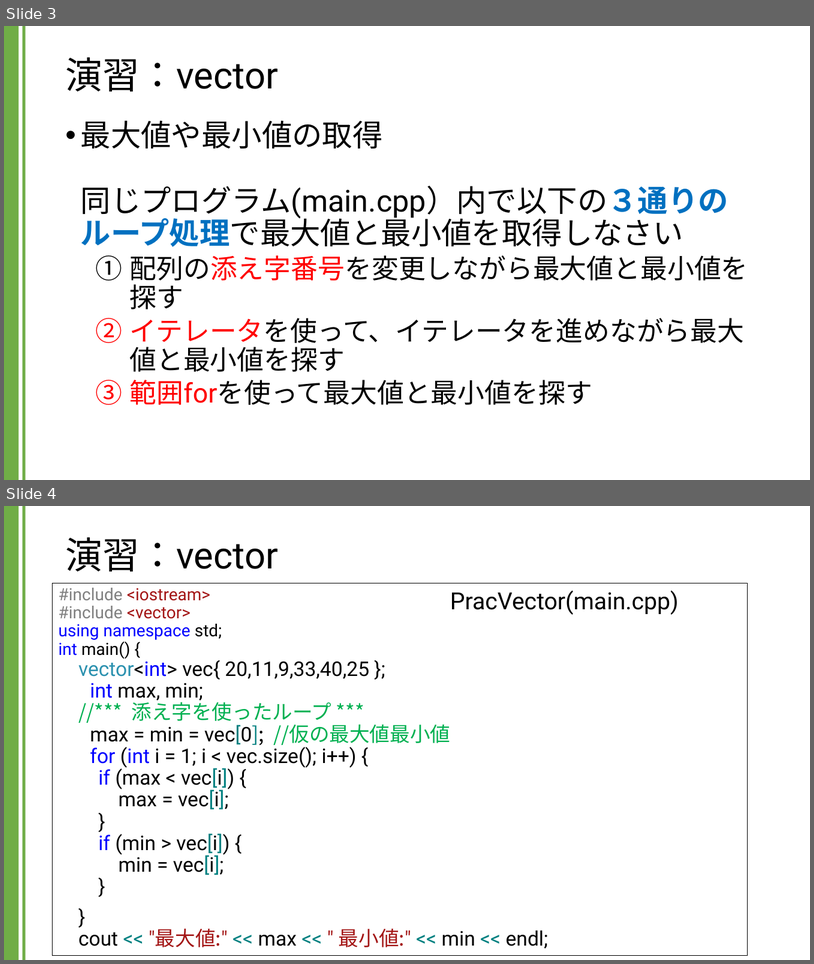
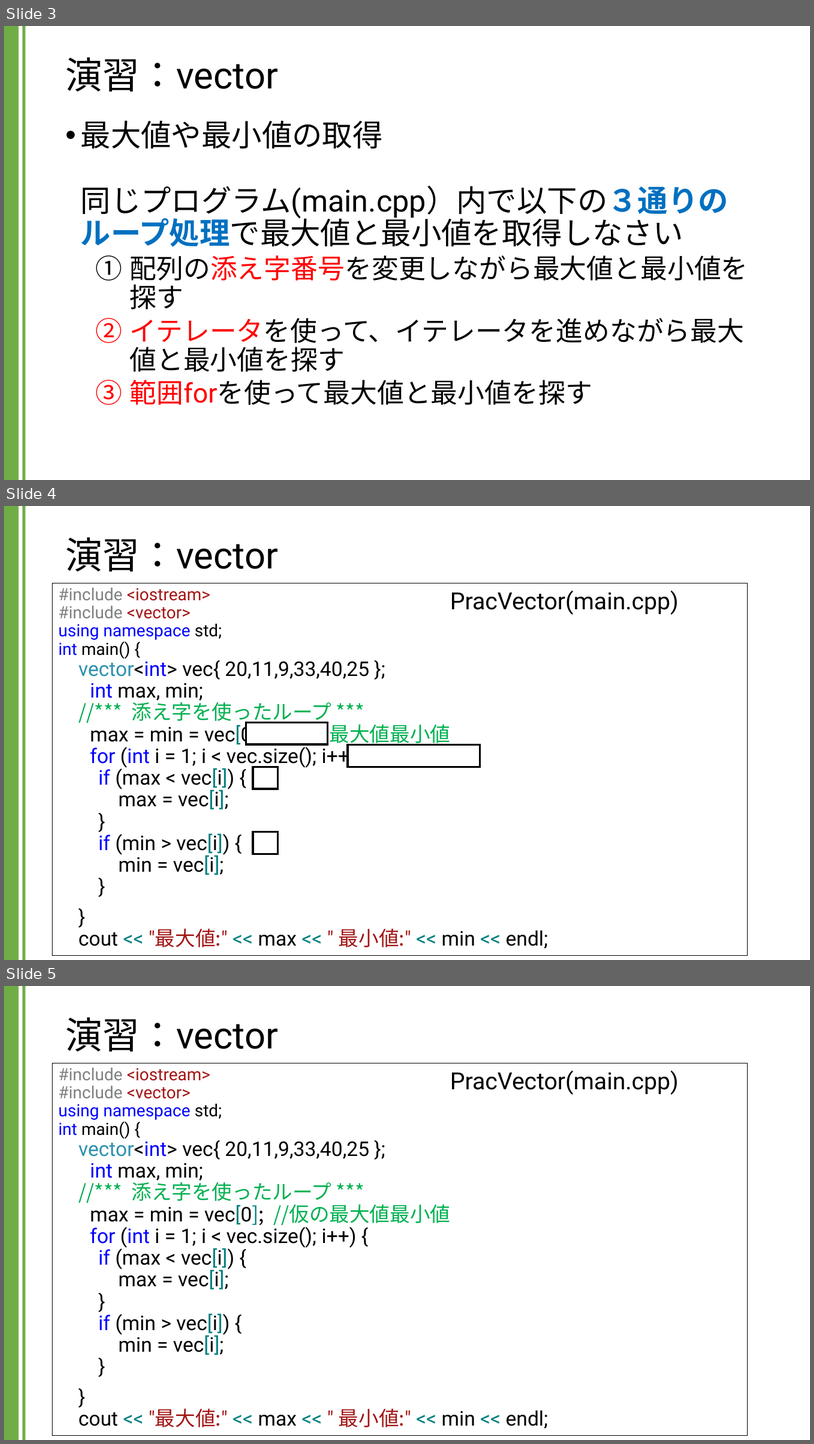
Before and after one commit to kic-murata/cpp2024, a slide deck: 授業資料/演習課題：vector.pptx. Shown one above the other, each under a label of ours: slides 3 and 4 before the commit, slides 3, 4 and 5 after it. The pictures are 814x964 and 814x1444 pixels, drawn with LibreOffice and Linux fonts; fonts in the diff are those of the drawing. Boxes give left, top, right and bottom in pixels: in the first picture for what was removed or moved away, otherwise in the second. Text is boxed around its words. In the diff, an @@ line names an element or a change of style, - is before the commit and + after.

```diff
--- a/授業資料/演習課題：vector.pptx
+++ b/授業資料/演習課題：vector.pptx
@@ slide 4 added at box(4, 506, 810, 960), background #FFFFFF; not listed: 2 template elements that a slide beside it also shows @@
@@ title added at box(65, 537, 278, 571), 44 pt, text #000000 @@
+演習：vector
@@ text added at box(53, 583, 748, 955), fill #FFFFFF, outline #000000 0.75 pt, 24 pt, text #000000 @@
+#include <iostream>
+#include <vector>
+using namespace std;
+int main() {
+vector<int> vec{ 20,11,9,33,40,25 };
+int max, min;
+//*** 添え字を使ったループ ***
+max = min = vec[0]; //仮の最大値最小値
+for (int i = 1; i < vec.size(); i++) {
+if (max < vec[i]) {
+max = vec[i];
+}
+if (min > vec[i]) {
+min = vec[i];
+}
+}
+cout << "最大値:" << max << " 最小値:" << min << endl;
@@ text added at box(450, 590, 679, 615), 28 pt, text #000000 @@
+PracVector(main.cpp)
@@ rectangle added at box(246, 722, 327, 744), fill #FFFFFF, outline #000000 2.25 pt @@
@@ rectangle added at box(348, 744, 480, 766), fill #FFFFFF, outline #000000 2.25 pt @@
@@ rectangle added at box(253, 767, 278, 789), fill #FFFFFF, outline #000000 2.25 pt @@
@@ rectangle added at box(253, 832, 278, 854), fill #FFFFFF, outline #000000 2.25 pt @@
@@ what was slide 4 is now slide 5 @@
```
Also in this commit, not shown: 12 slides changed, 2 other slides added.
